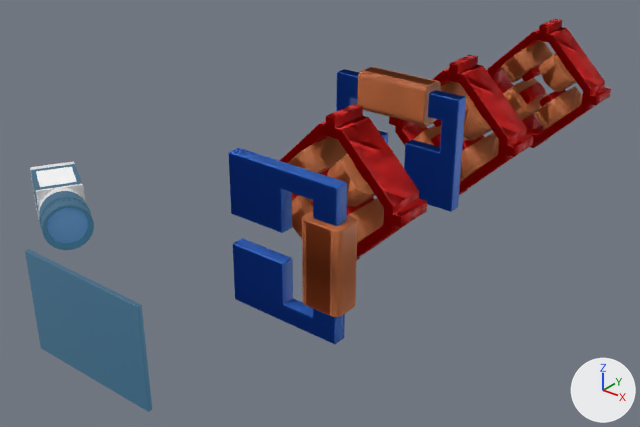
Renders of the glTF model beam_3d_visualizer/public/models/undulator/scene.glb from each side of a commit.
Both versions are drawn from a 50 mm lens placed at (1.195, -2.86, 0.902), pointed at (-0.166, -1.159, -0.153). The axes (+X, +Y, +Z) are drawn at lower right. The lights are the same throughout. Where no turn or scale is listed for an object, it has been applied to the vertices. Vertices at the same position are counted once.

In view in the first picture: 'horizontal_corrector.glb_2', 'horizontal_corrector.glb_3', 'quadrupole.glb_10', 'quadrupole.glb_11', 'quadrupole.glb_2', 'quadrupole.glb_3', 'quadrupole.glb_6', 'quadrupole.glb_7', 'screen.glb', 'screen.glb_1', 'screen.glb_2', 'screen.glb_3', 'screen.glb_5', 'vertical_corrector.glb_2', 'vertical_corrector.glb_3'.
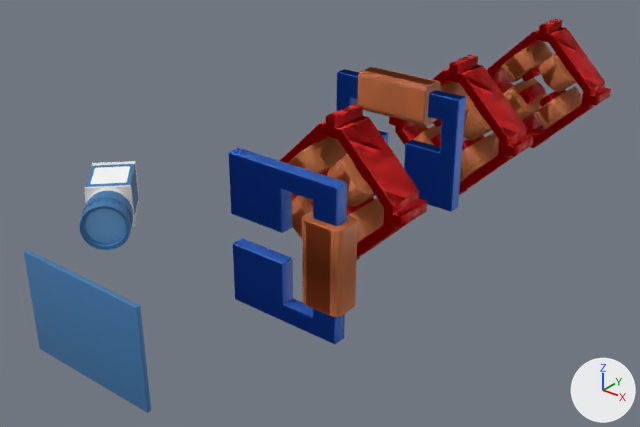
Changed parts and their boxes [x1, y1, x2, y2] in the pictures (640 x 427 px):
'screen.glb', recoloured, surface changed: [24, 249, 152, 413] in both
'screen.glb_2', recoloured, surface changed, mesh turned: before [31, 164, 94, 250]; after [79, 164, 138, 250]
'screen.glb_3', mesh turned: before [47, 208, 88, 244]; after [85, 209, 126, 243]
'screen.glb_1', mesh turned: before [30, 161, 85, 217]; after [84, 161, 139, 227]
'screen.glb_5', mesh turned: before [36, 167, 77, 187]; after [90, 166, 130, 184]

The change, as a diff of the scene's bpy script:
```diff
--- a/beam_3d_visualizer/public/models/undulator/scene.glb.py
+++ b/beam_3d_visualizer/public/models/undulator/scene.glb.py
@@ mat_simple_black @@
 mat_simple_black = principled_material('simple black')
-mat_simple_black.base_color = (0.0275, 0.0471, 0.0863)  # dark blue #2e3d53
-mat_simple_black.emission_color = (0.0201, 0.084, 0.133)  # dark blue #275266
-mat_simple_black.emission_strength = 1.0
+mat_simple_black.base_color = (0.0471, 0.184, 0.408)  # blue #3d77ab
@@ me_screen_glb_1 @@
 me_screen_glb_1.from_pydata(...)  # 3242 vertices, 5921 faces; spans x -0.618..-0.358, y -1.853..-1.631, z -0.056..0.056
 # used by ob_screen_glb_1; location = (0.0, 0.0, 0.0)
+# me_screen_glb_1 part 1: the whole mesh is turned -15 degrees about the z axis through its middle, then moved by (0.09, 0.08, 0.0)
 me_screen_glb_1.materials.append(mat_simple_silver)
@@ me_screen_glb_2 @@
 me_screen_glb_2.from_pydata(...)  # 4358 vertices, 7979 faces; spans x -0.602..-0.336, y -1.866..-1.645, z -0.057..0.057
 # used by ob_screen_glb_2; location = (0.0, 0.0, 0.0)
+# me_screen_glb_2 part 2: the whole mesh is turned -15 degrees about the z axis through its middle, then moved by (0.086, 0.075, 0.0)
 me_screen_glb_2.materials.append(mat_simple_black)
@@ me_screen_glb_3 @@
 me_screen_glb_3.from_pydata(...)  # 481 vertices, 840 faces; spans x -0.3978..-0.3527, y -1.8507..-1.7726, z -0.045..0.045
 # used by ob_screen_glb_3; location = (0.0, 0.0, 0.0)
+# me_screen_glb_3 part 3: the whole mesh is turned -15 degrees about the z axis through its middle, then moved by (0.068, 0.0528, 0.0)
 me_screen_glb_3.materials.append(mat_blue_lens)
@@ me_screen_glb_5 @@
 me_screen_glb_5.from_pydata(...)  # 88 vertices, 130 faces; spans x -0.583..-0.4571, y -1.7884..-1.6678, z 0.0531..0.0535
 # used by ob_screen_glb_5; location = (0.0, 0.0, 0.0)
+# me_screen_glb_5 part 4: the whole mesh is turned -15 degrees about the z axis through its middle, then moved by (0.0946, 0.0875, 0.0)
 me_screen_glb_5.materials.append(mat_simple_white)
```
